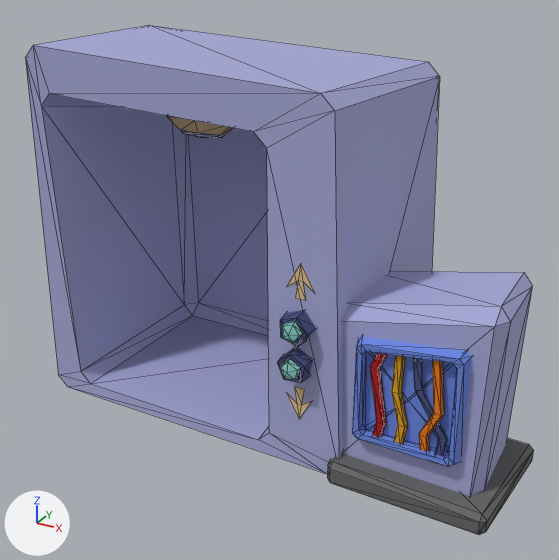
The FBX model Assets/Models/Ascensor/MDL_AscensorBase.FBX, before and after one commit.
Before and after are seen from a 50 mm camera at (3.34, -4.23, 3.47) aimed at (0.77, 0.44, 1.13). The lights are fixed; the arrows at lower left show +X, +Y and +Z. Mesh edges are drawn as thin lines. Where no turn or scale is listed for an object, it has been applied to the vertices.
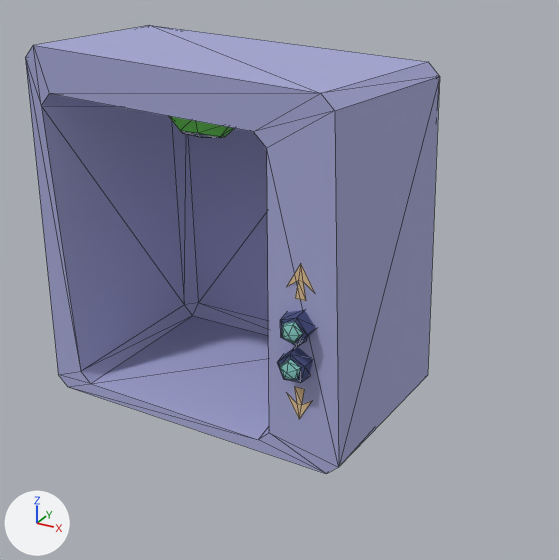
What differs and where, as boxes [x1, y1, x2, y2] in the pictures (559 x 560 px; the box of a moved part takes in the faces that stretch with it):
'Box006', reshaped (18% narrower, 12% shorter)
    before: [25, 25, 534, 535]
    after: [25, 25, 440, 474]
part 1 of me_mesh, deleted (blue)
    before: [327, 271, 534, 535]
part 2 of me_mesh, moved or reshaped
    before: [166, 116, 233, 138]
    after: [169, 116, 234, 138]

Patch to the scene script:
```diff
--- a/Assets/Models/Ascensor/MDL_AscensorBase.FBX.py
+++ b/Assets/Models/Ascensor/MDL_AscensorBase.FBX.py
@@ mat_18___default @@
+mat_18___default = principled_material('18 - Default')
+mat_18___default.base_color = (0.204, 0.871, 0.118)  # green #7df060
+mat_18___default.roughness = 0.859
@@ me_mesh @@
 # used by ob_box006; location = (0.0, 0.0, 0.0)
 # verts and faces of me_mesh; kept vertices keep their numbers, new ones are numbered from 250
 # before: 231 (0.31, 0.55, 2.23), 232 (0.14, 0.33, 2.28) at pixel (194, 120), 233 (-0.14, 0.37, 2.28) at pixel (166, 116), 234 (-0.25, 0.63, 2.22), 237 (0.2, 0.56, 2.14) at pixel (220, 135)
 # before: 240 (-0.15, 0.62, 2.13), 241 (-0.04, 0.75, 2.1), 242 (0.13, 0.72, 2.1) at pixel (224, 134)
-me_mesh.from_pydata(...)  # 250 vertices, 409 faces; spans x -1.21..2.71, y -0.28..1.39, z -0.03..2.79
+me_mesh.from_pydata(...)  # 117 vertices, 190 faces; spans x -1.21..1.69, y -0.28..1.39, z -0.01..2.79
+# me_mesh part 1: 7 loose pieces with 133 vertices, spanning x 1.36..2.71, y -0.23..0.71, z -0.03..1.47, are deleted
+# me_mesh part 2
+verts[231] = (0.31, 0.55, 2.25)  # moved
+verts[232] = (0.14, 0.33, 2.31)  # moved
+verts[233] = (-0.14, 0.37, 2.31)  # moved
+verts[234] = (-0.25, 0.63, 2.23)  # moved
+verts[237] = (0.2, 0.56, 2.13)  # moved, pixel (220, 136)
+verts[240] = (-0.15, 0.62, 2.12)  # moved
+verts[241] = (-0.04, 0.75, 2.08)  # moved
+verts[242] = (0.13, 0.72, 2.08)  # moved, pixel (224, 137)
 me_mesh.materials.append(mat_22___default)
-me_mesh.materials.append(mat_20___default)  # blue #6a88e4
-me_mesh.materials.append(mat_12___default)  # red #b50000
-me_mesh.materials.append(mat_16___default)  # yellow #de9f00
-me_mesh.materials.append(mat_23___default)  # orange #ee7c00
 me_mesh.materials.append(mat_21___default)
-me_mesh.materials.append(mat_24___default)  # dark grey #666666
 me_mesh.materials.append(mat_19___default)
 me_mesh.materials.append(mat_17___default)
+me_mesh.materials.append(mat_18___default)  # green #7df060
```
